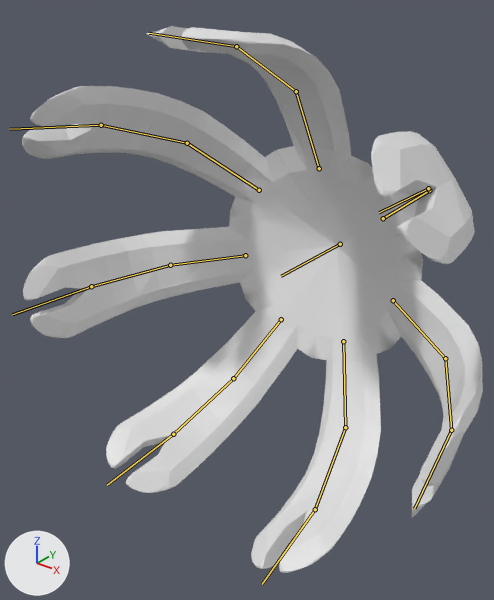
The glTF model glb_imports/IceFairyEphyra.glb: old version first, new version second.
Rendered twice from a camera (50 mm lens) standing at (4.91, -8.28, 3.73) and looking at (-0.14, -1.97, -0.18). Every picture has the same lights, and +X, +Y and +Z are marked at lower left. The first picture is the older version. Both versions are drawn at frame 90 of the action 'ChargeShot'; the numbers are the values there. The bones that bend it are drawn over the model as lines.

Objects in the first picture: 'Ephyra'.
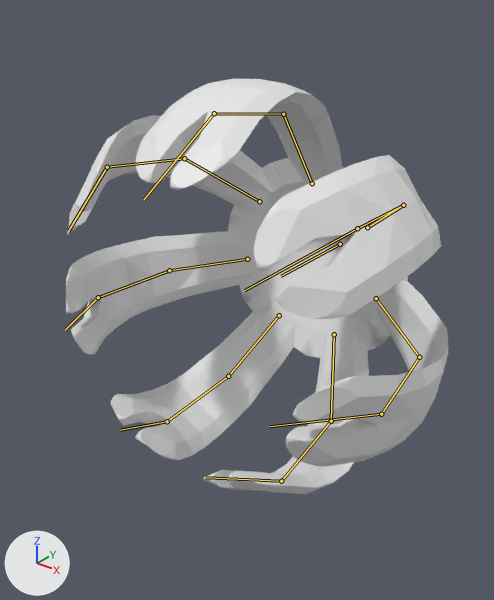
What differs and where, as boxes (x1, y1, x2, y2) in the pictures (494 x 600 px):
'Ephyra', posed (17% narrower, 24% shorter): before (22, 26, 483, 573); after (66, 79, 448, 494)
bone 'Bone.002', root to tip: before (245, 255) to (170, 265); after (247, 259) to (169, 270)
bone 'Bone.009', root to tip: before (170, 265) to (91, 286); after (169, 270) to (98, 297)
bone 'Bone.016', root to tip: before (91, 286) to (12, 314); after (98, 297) to (65, 330)
bone 'Bone.003', root to tip: before (259, 190) to (187, 143); after (259, 201) to (184, 158)
bone 'Bone.010', root to tip: before (187, 143) to (101, 125); after (184, 158) to (107, 167)
bone 'Bone.017', root to tip: before (101, 125) to (9, 129); after (107, 167) to (68, 231)
bone 'Bone.004', root to tip: before (319, 168) to (296, 91); after (312, 183) to (283, 114)
bone 'Bone.011', root to tip: before (296, 91) to (236, 46); after (283, 114) to (214, 113)
bone 'Bone.018', root to tip: before (236, 46) to (149, 33); after (214, 113) to (143, 200)
bone 'Bone.005', root to tip: before (383, 218) to (429, 190); after (367, 227) to (403, 205)
bone 'Bone.012', root to tip: before (429, 190) to (428, 188); after (403, 205) to (357, 228)
bone 'Bone.019', root to tip: before (428, 188) to (379, 212); after (357, 228) to (244, 290)
bone 'Bone.006', root to tip: before (393, 300) to (445, 358); after (376, 298) to (419, 357)
bone 'Bone.013', root to tip: before (445, 358) to (451, 430); after (419, 357) to (381, 414)
bone 'Bone.020', root to tip: before (451, 430) to (414, 508); after (381, 414) to (269, 426)
bone 'Bone.007', root to tip: before (343, 341) to (345, 427); after (334, 334) to (331, 421)
bone 'Bone.014', root to tip: before (345, 427) to (315, 509); after (331, 421) to (281, 481)
bone 'Bone.021', root to tip: before (315, 509) to (262, 584); after (281, 481) to (205, 477)
bone 'Bone.008', root to tip: before (281, 319) to (233, 378); after (279, 315) to (228, 376)
bone 'Bone.015', root to tip: before (233, 378) to (173, 434); after (228, 376) to (167, 421)
bone 'Bone.022', root to tip: before (173, 434) to (107, 485); after (167, 421) to (120, 430)

The edits, one by one:
Bone 'Bone.002' (bone_bone_002) moves from (0.0, -0.2, 0.69) to (0.0, -0.37, 0.85).
Bone 'Bone.002' (bone_bone_002) turns from (29, 0, 0) to (34, 0, 0) degrees about its own x, y and z.
Bone 'Bone.009' (bone_bone_009) turns from (33, 0, 0) to (48, 0, 0) degrees about its own x, y and z.
Bone 'Bone.016' (bone_bone_016) turns from (19, 0, 0) to (41, 0, 0) degrees about its own x, y and z.
Bone 'Bone.003' (bone_bone_003) moves from (0.0, -0.2, 0.69) to (0.0, -0.37, 0.85).
Bone 'Bone.003' (bone_bone_003) turns from (29, 0, 0) to (34, 0, 0) degrees about its own x, y and z.
Bone 'Bone.010' (bone_bone_010) turns from (33, 0, 0) to (48, 0, 0) degrees about its own x, y and z.
Bone 'Bone.017' (bone_bone_017) turns from (19, 0, 0) to (41, 0, 0) degrees about its own x, y and z.
Bone 'Bone.004' (bone_bone_004) moves from (0.0, -0.2, 0.69) to (0.0, -0.37, 0.85).
Bone 'Bone.004' (bone_bone_004) turns from (29, 0, 0) to (34, 0, 0) degrees about its own x, y and z.
Bone 'Bone.011' (bone_bone_011) turns from (33, 0, 0) to (48, 0, 0) degrees about its own x, y and z.
Bone 'Bone.018' (bone_bone_018) turns from (19, 0, 0) to (41, 0, 0) degrees about its own x, y and z.
Bone 'Bone.005' (bone_bone_005) moves from (0.0, -0.2, 0.69) to (0.0, -0.37, 0.85).
Bone 'Bone.005' (bone_bone_005) turns from (29, 0, 0) to (34, 0, 0) degrees about its own x, y and z.
Bone 'Bone.012' (bone_bone_012) turns from (33, 0, 0) to (48, 0, 0) degrees about its own x, y and z.
Bone 'Bone.019' (bone_bone_019) turns from (19, 0, 0) to (41, 0, 0) degrees about its own x, y and z.
Bone 'Bone.006' (bone_bone_006) moves from (0.0, -0.2, 0.69) to (0.0, -0.37, 0.85).
Bone 'Bone.006' (bone_bone_006) turns from (29, 0, 0) to (34, 0, 0) degrees about its own x, y and z.
Bone 'Bone.013' (bone_bone_013) turns from (33, 0, 0) to (48, 0, 0) degrees about its own x, y and z.
Bone 'Bone.020' (bone_bone_020) turns from (19, 0, 0) to (41, 0, 0) degrees about its own x, y and z.
Bone 'Bone.007' (bone_bone_007) moves from (0.0, -0.2, 0.69) to (0.0, -0.37, 0.85).
Bone 'Bone.007' (bone_bone_007) turns from (29, 0, 0) to (34, 0, 0) degrees about its own x, y and z.
Bone 'Bone.014' (bone_bone_014) turns from (33, 0, 0) to (48, 0, 0) degrees about its own x, y and z.
Bone 'Bone.021' (bone_bone_021) turns from (19, 0, 0) to (41, 0, 0) degrees about its own x, y and z.
Bone 'Bone.008' (bone_bone_008) moves from (0.0, -0.2, 0.69) to (0.0, -0.37, 0.85).
Bone 'Bone.008' (bone_bone_008) turns from (29, 0, 0) to (34, 0, 0) degrees about its own x, y and z.
Bone 'Bone.015' (bone_bone_015) turns from (33, 0, 0) to (48, 0, 0) degrees about its own x, y and z.
Bone 'Bone.022' (bone_bone_022) turns from (19, 0, 0) to (41, 0, 0) degrees about its own x, y and z.
